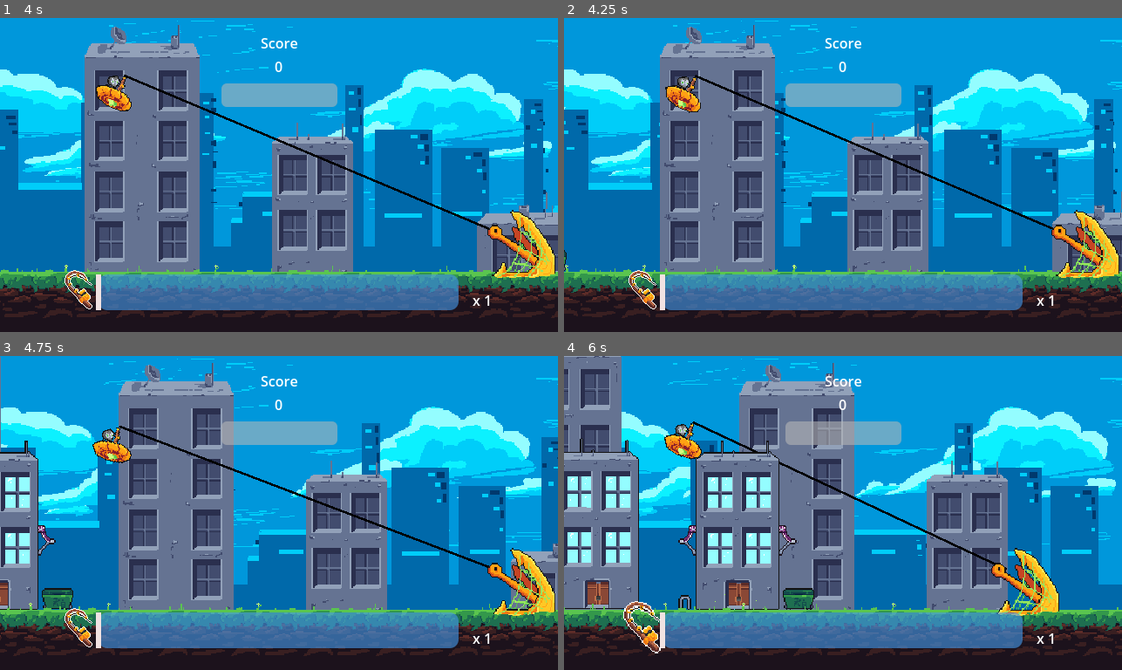
Above: before the commit, frames 1-4 (two rows, left to right).
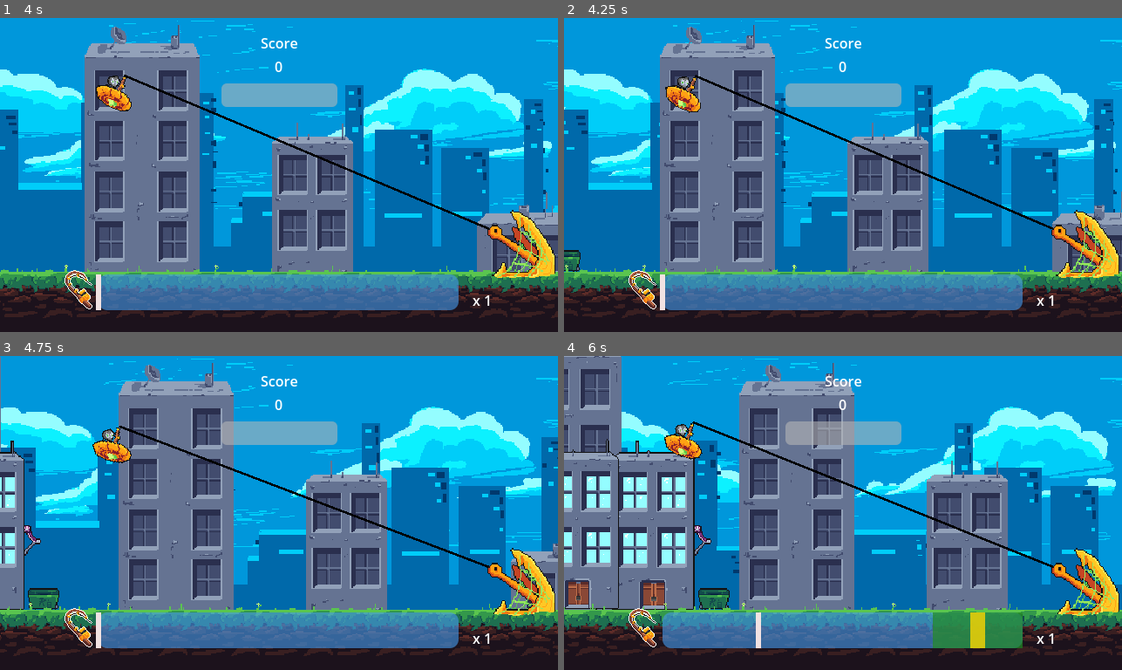
Above: after the commit, the same moments.

Repository: Tenes/mini-jam-153
Game: Godot game, scene res://Scenes/main_menu_scene.tscn
The game is run twice, just before and just after one commit, with the same random seed, the same clock (stepped at 60 frames per second) and the same inputs. Sound files missing from this copy of the repository are replaced by a short silence.
Inputs (mouse positions are in pixels of both pictures, inside the frame that each line leads up to):
- Up to frame 1 (4 s): click "Start" at 0.5 s; move the mouse to (401, 159) at 1.27 s; click (401, 159) at 1.35 s; move the mouse to (167, 190) at 2.02 s; click (167, 190) at 2.1 s; move the mouse to (334, 105) at 2.77 s; click (334, 105) at 2.85 s; move the mouse to (251, 237) at 3.52 s; click (251, 237) at 3.6 s
- Up to frame 2 (4.25 s): no input
- Up to frame 3 (4.75 s): move the mouse to (446, 560) at 4.27 s; click (446, 560) at 4.35 s
- Up to frame 4 (6 s): move the mouse to (675, 465) at 5.02 s; click (675, 465) at 5.1 s; move the mouse to (870, 513) at 5.77 s; click (870, 513) at 5.85 s

Frame 1 is identical in both runs. In frame 2, 0.2% of the frame differs, in the area x 0-3%, y 73-81%; in frame 3, 2.6%; in frame 4, 21%, in the area x 0-100%, y 21-95%.

Commit message:
Overhauls the wave management type of spawn

Diff:
--- a/Scripts/city_scene.gd
+++ b/Scripts/city_scene.gd
@@ -9,13 +9,15 @@
 @onready var final_score: Label = $EndScreen/HBoxContainer/VBoxContainer/FinalScore
 @onready var final_multiplier: Label = $EndScreen/HBoxContainer/VBoxContainer/FinalMultiplier
 @onready var hidden_multiplicator: Label = $EndScreen/HBoxContainer/VBoxContainer/HiddenMultiplicator
-@export var waveDownTimer: float = 2;
+@export var waveDownTimer: float = 1.5;
 var interactables : Array[Interactable] = [];
 var difficultyMultiplier:  = 1.0;
-const waveTimerSpawnRate : Array[float] = [0.8, 1, 1.25];
-const waveDifficulty : Array[float] = [0.75, 1.25, 3];
-const waveDuration: float = 10;
-var currentWaveDifficulty : float;
+const waveTimerSpawnRate : Array[float] = [0.9, 1, 1.5, 1.25];
+const waveDifficulty : Array[float] = [0.75, 1.25, 3, 2];
+const waveLength: Array[float] = [15, 10, 5, 8];
+var currentWave: int;
+var spawnedEnnemies: float;
+var currentWaveLength: float;
 
 func _ready() -> void:
 	Events.update_score.connect(updateDifficultyMultiplier);
@@ -32,12 +34,17 @@
 		tempAudioStream.finished.connect(tempAudioStream.queue_free);
 
 func updateDifficultyMultiplier(value: float):
+	updateRemainingWaveLength();
 	difficultyMultiplier += (value/10000);
 
 func interactableSpawner() -> void:
-	var tempInteractable = Global.INTERACTABLES.pick_random().instantiate();
-	tempInteractable.spawnFrom(interactableContainer, difficultyMultiplier, currentWaveDifficulty);
-	interactables.append(tempInteractable);
+	if spawnedEnnemies < waveLength[currentWave] :
+		var tempInteractable = Global.INTERACTABLES.pick_random().instantiate();
+		tempInteractable.spawnFrom(interactableContainer, difficultyMultiplier, waveDifficulty[currentWave]);
+		interactables.append(tempInteractable);
+		spawnedEnnemies += 1;
+	if spawnedEnnemies == waveLength[currentWave]:
+		spawnTimer.stop();
 
 func displayEndScreen(finalScore, bestMultiplier) -> void:
 	game_screen.queue_free();
@@ -50,8 +57,9 @@
 	get_tree().change_scene_to_file(Global.SCENES[2]);
 
 func setupWaveTimer() -> void:
-	if waveTimer.timeout.is_connected(setupWaveTimer):
-		waveTimer.timeout.disconnect(setupWaveTimer);
+	spawnedEnnemies = 0;
+	if waveTimer.timeout.is_connected(waveSpawner):
+		waveTimer.timeout.disconnect(waveSpawner);
 	spawnTimer.stop();
 	waveTimer.stop();
 	waveTimer.wait_time = waveDownTimer;
@@ -60,17 +68,15 @@
 	waveTimer.one_shot = true;
 
 func waveSpawner() -> void:
-	var waveSelection = Global.RNG.randi_range(0, 2);
-	spawnTimer.wait_time = waveTimerSpawnRate[waveSelection];
+	currentWave = Global.RNG.randi_range(0, 3);
+	spawnTimer.wait_time = waveTimerSpawnRate[currentWave];
 	if spawnTimer.timeout.is_connected(interactableSpawner):
 		spawnTimer.timeout.disconnect(interactableSpawner);
 	spawnTimer.timeout.connect(interactableSpawner);
 	spawnTimer.start();
-	currentWaveDifficulty = waveDifficulty[waveSelection];
-	waveTimer.stop();
-	waveTimer.wait_time = waveDuration;
-	if waveTimer.timeout.is_connected(waveSpawner):
-		waveTimer.timeout.disconnect(waveSpawner);
-	waveTimer.timeout.connect(setupWaveTimer);
-	waveTimer.one_shot = true;
-	waveTimer.start();
+	currentWaveLength =  waveLength[currentWave];
+
+func updateRemainingWaveLength() -> void:
+	currentWaveLength -= 1;
+	if currentWaveLength == 0:
+		setupWaveTimer();
